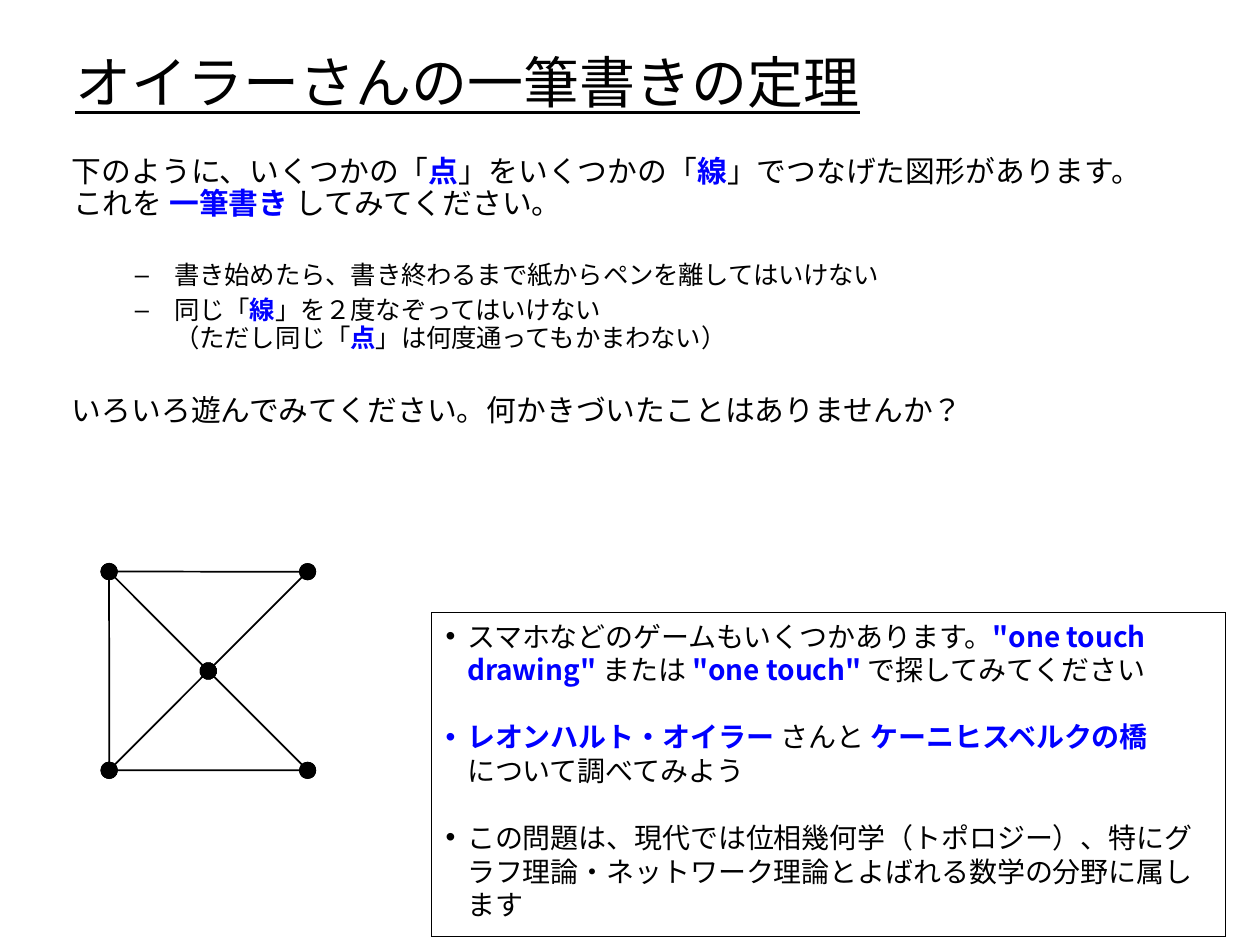
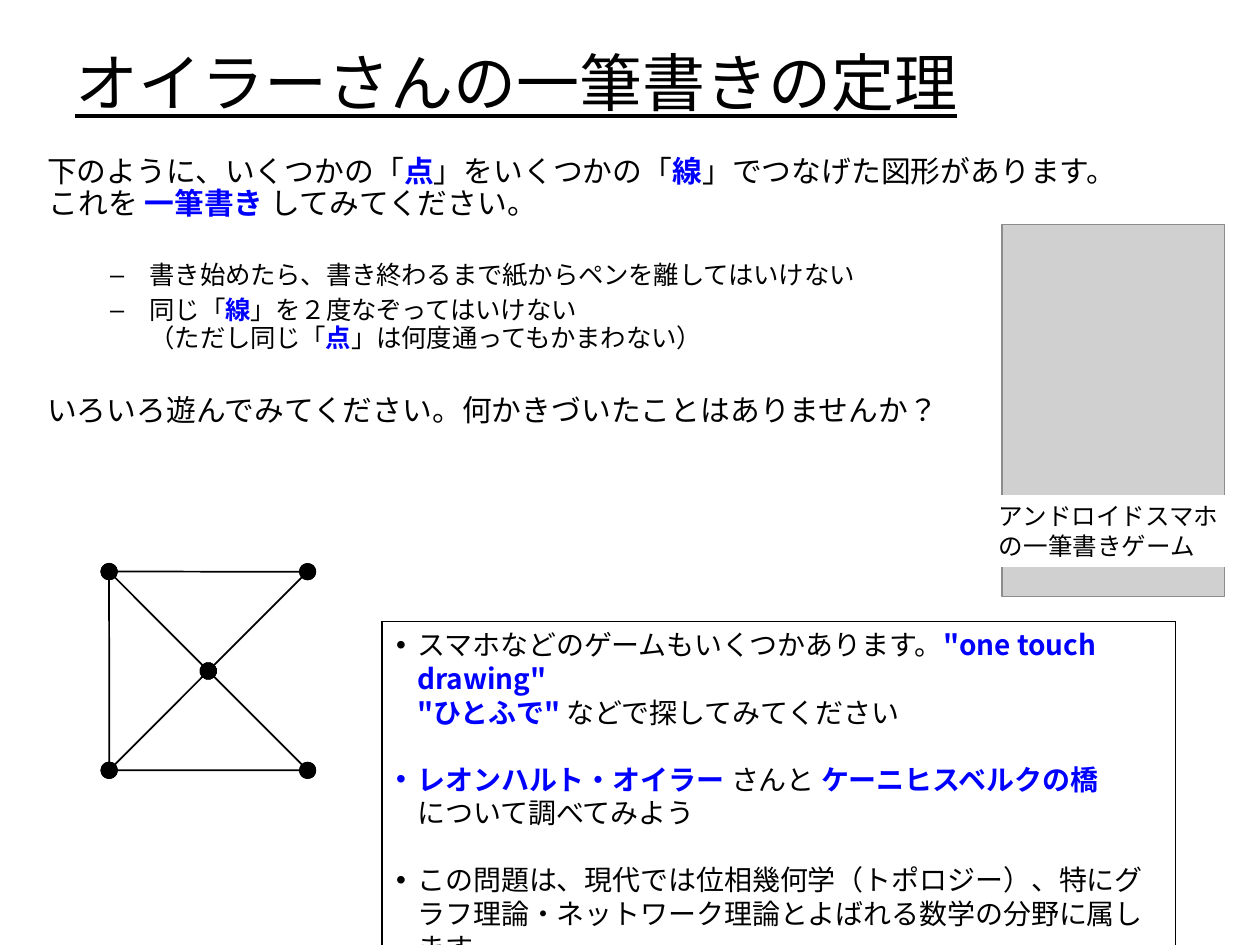
Before and after one commit to kuh96/qzz, a slide deck: slide 1 of one-touch.ppt. Drawn at 1260x945 pixels with LibreOffice and Linux fonts; fonts in the diff are those of the drawing; grey boxes stand for pictures. Boxes give left, top, right and bottom in pixels: in the first picture for what was removed or moved away, otherwise in the second. Text is boxed around its words. In the diff, an @@ line names an element or a change of style, - is before the commit and + after.

```diff
--- a/one-touch.ppt
+++ b/one-touch.ppt
@@ title "オイラーさんの一筆書きの定理" at (75,53,957,118): size 32 to 36 pt @@
@@ text "下のように、いくつかの「点」をいくつかの「線」でつなげた図形があります。 これを 一筆書き してみてください。": place and size @@
-text "下のように、いくつかの「点」をいくつかの「線」でつなげた図形があります。 これを 一筆書き してみてください。" at (72,156,1141,424)
+text "下のように、いくつかの「点」をいくつかの「線」でつなげた図形があります。 これを 一筆書き してみてください。" at (47,156,1116,424)
@@ picture added at (1002,224,1225,596) @@
@@ rectangle added at (987,495,1232,567), fill #FFFFFF, 14 pt, text #000000 @@
+アンドロイドスマホ
+の一筆書きゲーム
@@ rectangle "スマホなどのゲームもいくつかあります。"one touch drawing" "ひとふで" などで探してみてください": place and size @@
-rectangle "スマホなどのゲームもいくつかあります。"one touch drawing" "ひとふで" などで探してみてください" at (432,612,1226,936)
+rectangle "スマホなどのゲームもいくつかあります。"one touch drawing" "ひとふで" などで探してみてください" at (382,621,1176,945)
@@ text in rectangle at (417,632,1096,726): text changed @@
-• スマホなどのゲームもいくつかあります。"one touch drawing" または "one touch" で探してみてください
+• スマホなどのゲームもいくつかあります。"one touch drawing"
+  "ひとふで" などで探してみてください
```
Also in this commit, not shown: 1 other slide changed, 5 slides added, 7 other files.
